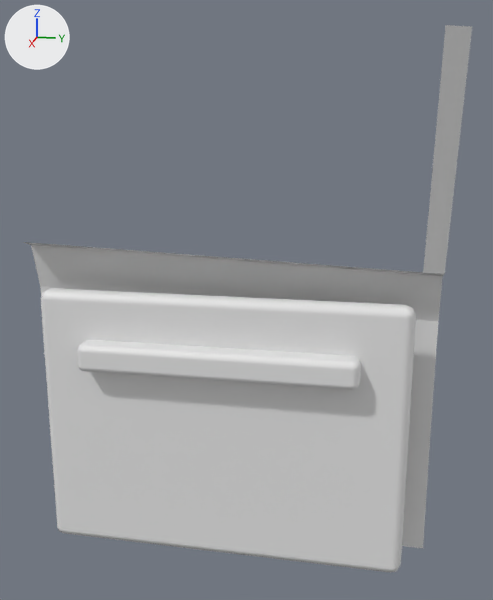
Before and after pictures for a commit that changed the OBJ model realweather/src/main/resources/assets/realweather/models/vehicle/sedan/door_rl.obj.
One viewpoint serves both versions: a 50 mm lens placed at (1.405, -0.12, 1.224), pointed at (0.084, -0.384, 0.894). The lights are fixed; the arrows at upper left show +X, +Y and +Z. The older version comes first. Materials are left out; every surface is plain grey. Where no turn or scale is listed for an object, it has been applied to the vertices.

Names of what the first picture shows: 'door_rl'.
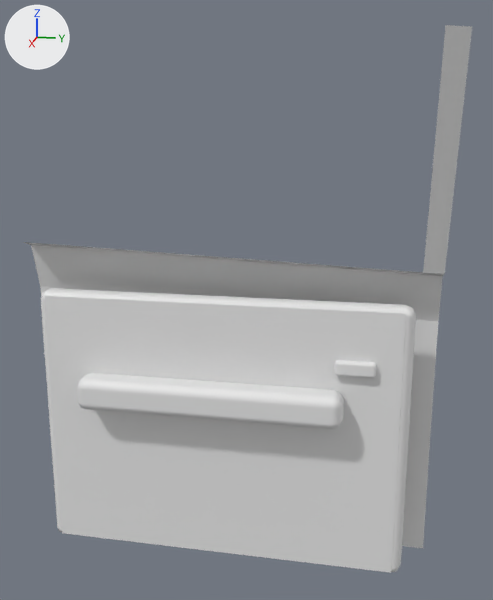
What differs and where, as boxes (x1, y1, x2, y2) in the pictures (493 x 600 px):
part 1 of me_door_rl, added
    after: (335, 360, 377, 378)
part 2 of me_door_rl, added
    after: (77, 373, 344, 429)
part 3 of me_door_rl, cut back
    before: (77, 340, 361, 390)
    after: (45, 296, 406, 573)

Edits to the bpy script that builds the scene:
```text
Change me_door_rl:
    used by ob_door_rl; location = (0.0, 0.0, 0.0)
    remove me_door_rl.from_pydata(...)  # 245 vertices, 208 faces; spans x -0.025..0.236, y -0.88..0.0, z 0.32..1.385
    add me_door_rl.from_pydata(...)  # 305 vertices, 263 faces; spans x -0.025..0.236, y -0.88..0.0, z 0.32..1.385
    me_door_rl part 1: a new loose piece of 56 vertices spanning x 0.11..0.13, y -0.2..-0.12, z 0.76..0.79
    me_door_rl part 2: a new loose piece of 56 vertices spanning x 0.105..0.175, y -0.73..-0.18, z 0.66..0.73
    me_door_rl part 3
    56 vertices are removed from x 0.1..0.16, y -0.73..-0.15, z 0.74..0.8
    54 faces are deleted
    4 vertices are added at (0.116, -0.81, 0.33), (0.116, -0.07, 0.33), (0.116, -0.07, 0.89), (0.116, -0.81, 0.89)
    1 new face joins them
```
